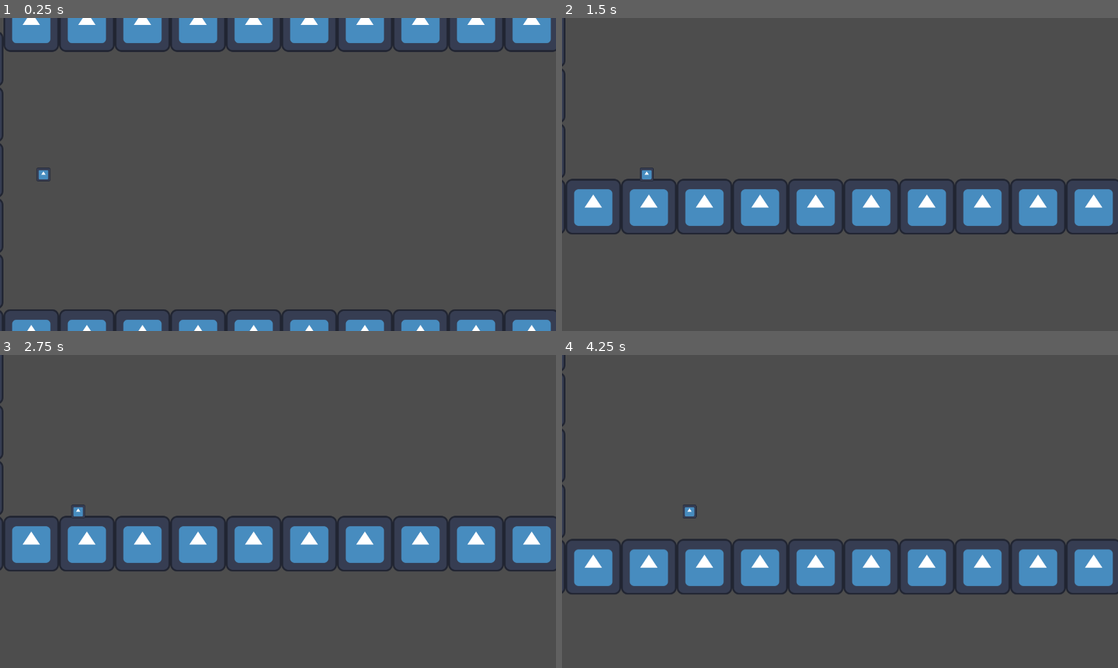
Above: before the commit, frames 1-4 (two rows, left to right).
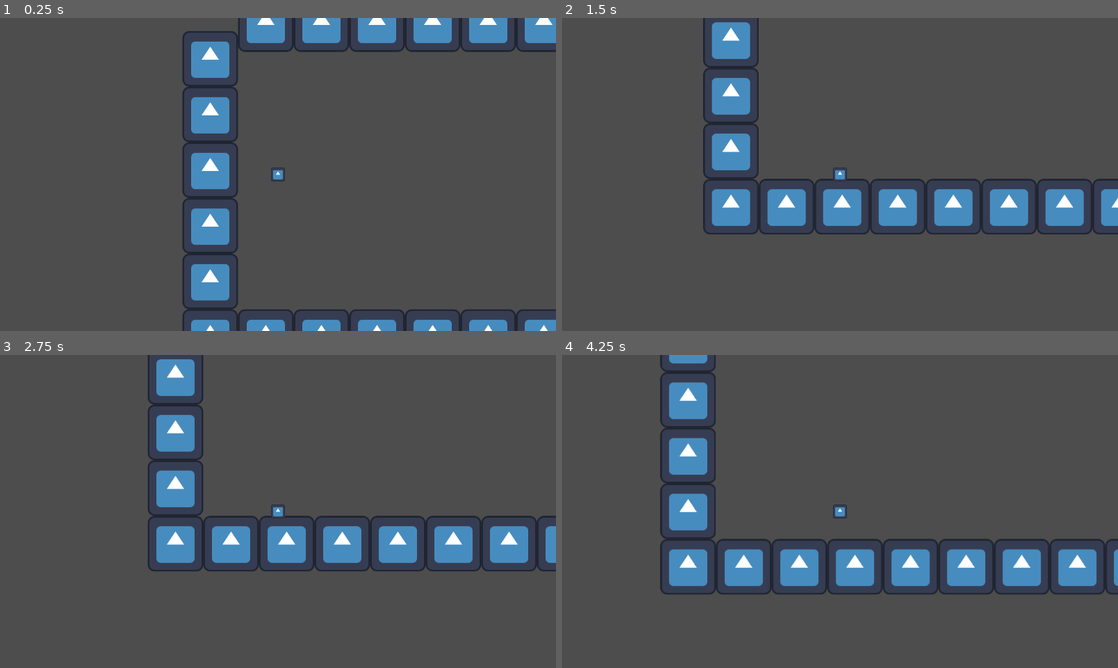
Above: after the commit, the same moments.

Repository: bsu-cs315/Dont-Catch-Your_Breath
Game: Godot game, scene res://environment/room_one.tscn
Two runs of this game, one before a commit and one after it. Both use one fixed random seed, a clock stepped at 60 frames per second and the inputs below. The engine's default icon, where the game draws it, is replaced by a stand-in: a white triangle on a blue panel in a dark square.
Inputs (mouse positions are in pixels of both pictures, inside the frame that each line leads up to):
- Up to frame 1 (0.25 s): no input
- Up to frame 2 (1.5 s): move the mouse to (962, 158) at 0.52 s; hold Right (ui_right) from 0.53 s (still down); click (962, 158) at 0.67 s; tap Up (jump) at 0.77 s; move the mouse to (728, 190) at 1.27 s
- Up to frame 3 (2.75 s): tap Up (jump) at 1.52 s; move the mouse to (333, 442) at 2.02 s; release Right (ui_right) at 2.03 s; hold Left (ui_left) from 2.03 s (still down)
- Up to frame 4 (4.25 s): move the mouse to (812, 574) at 2.77 s; release Left (ui_left) at 2.78 s; hold Right (ui_right) from 2.78 s (still down); click (812, 574) at 2.92 s; tap Up (jump) at 3.02, 3.77 s; move the mouse to (1006, 558) at 3.52 s

The runs differ from the first frame. In frame 1, 14% of the frame differs, in the area x 0-100%, y 0-100%; in frame 2, 13%; in frame 3, 13%; in frame 4, 13%.

Commit message:
Remedy issues with viewport offset

Diff:
--- a/player_characters/player_character_one/player_character_one.tscn
+++ b/player_characters/player_character_one/player_character_one.tscn
@@ -1,7 +1,8 @@
-[gd_scene load_steps=5 format=3 uid="uid://sjlicaredsrc"]
+[gd_scene load_steps=6 format=3 uid="uid://sjlicaredsrc"]
 
 [ext_resource type="Script" path="res://player_characters/player_character_one/player_character_one.gd" id="1_tdidt"]
 [ext_resource type="Texture2D" uid="uid://bjdk2qfb54ptd" path="res://icon.svg" id="2_6pbfe"]
+[ext_resource type="Script" path="res://player_characters/player_character_one/camera.gd" id="2_teku7"]
 [ext_resource type="PackedScene" uid="uid://ch635emff8osj" path="res://player_characters/player_character_one/chain/chain.tscn" id="3_1kbj2"]
 
 [sub_resource type="RectangleShape2D" id="RectangleShape2D_fbkf3"]
@@ -11,10 +12,7 @@
 script = ExtResource("1_tdidt")
 
 [node name="camera" type="Camera2D" parent="."]
-limit_left = 0
-limit_top = -1280
-limit_right = 1280
-limit_bottom = 1280
+script = ExtResource("2_teku7")
 
 [node name="sprite" type="Sprite2D" parent="."]
 scale = Vector2(0.25, 0.25)
